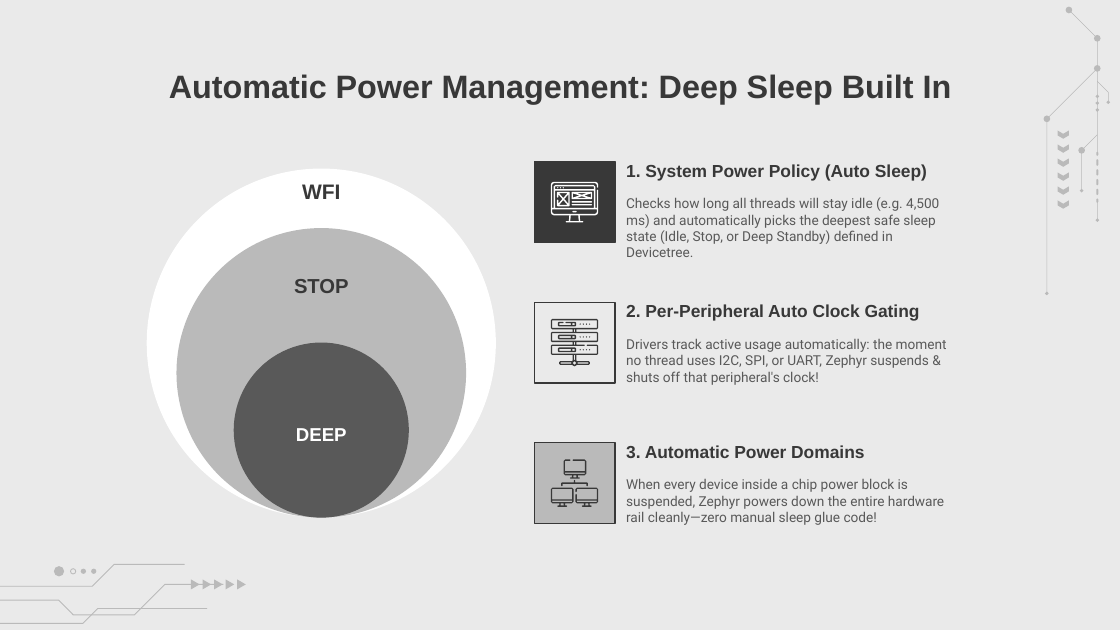
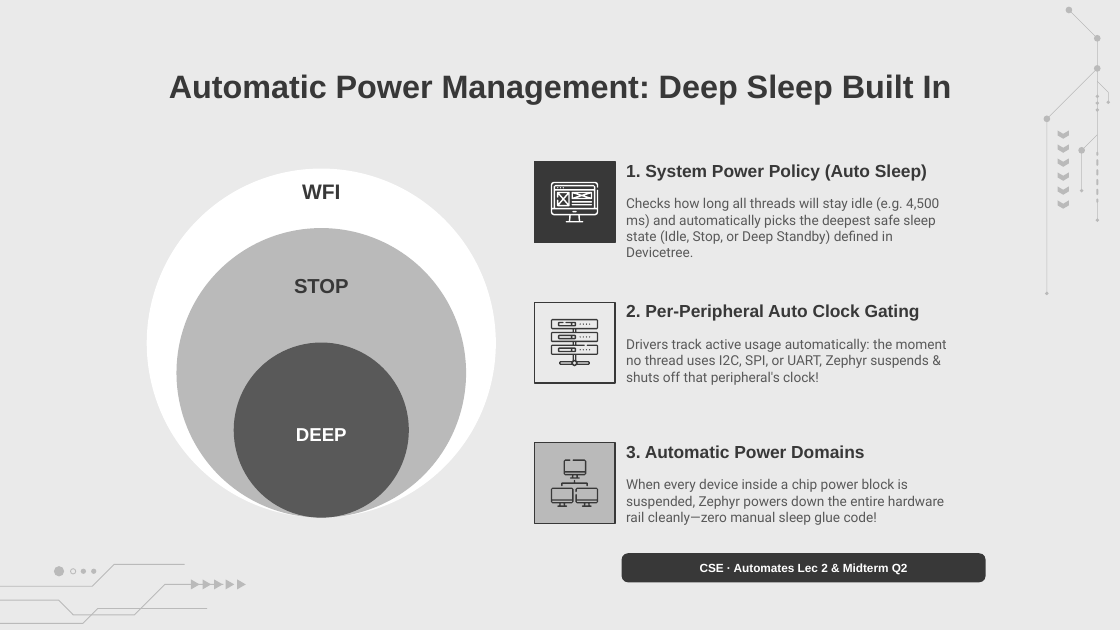
Before and after one commit to amrsaeedcse/zephyr-vs-freertos-presentation, a slide deck: slide 27 of Zephyr_RTOS_vs_FreeRTOS.pptx. Drawn at 1120x630 pixels with LibreOffice and Linux fonts; fonts in the diff are those of the drawing; background and template pictures are left out. Boxes give left, top, right and bottom in pixels: in the first picture for what was removed or moved away, otherwise in the second. Text is boxed around its words. In the diff, an @@ line names an element or a change of style, - is before the commit and + after.

```diff
--- a/Zephyr_RTOS_vs_FreeRTOS.pptx
+++ b/Zephyr_RTOS_vs_FreeRTOS.pptx
@@ rounded rectangle added at [622,553,986,582], fill #383838, 7.6 pt, text #FFFFFF, bold @@
+CSE · Automates Lec 2 & Midterm Q2
```
Also in this commit, not shown: 11 other slides changed, 4 other files.
